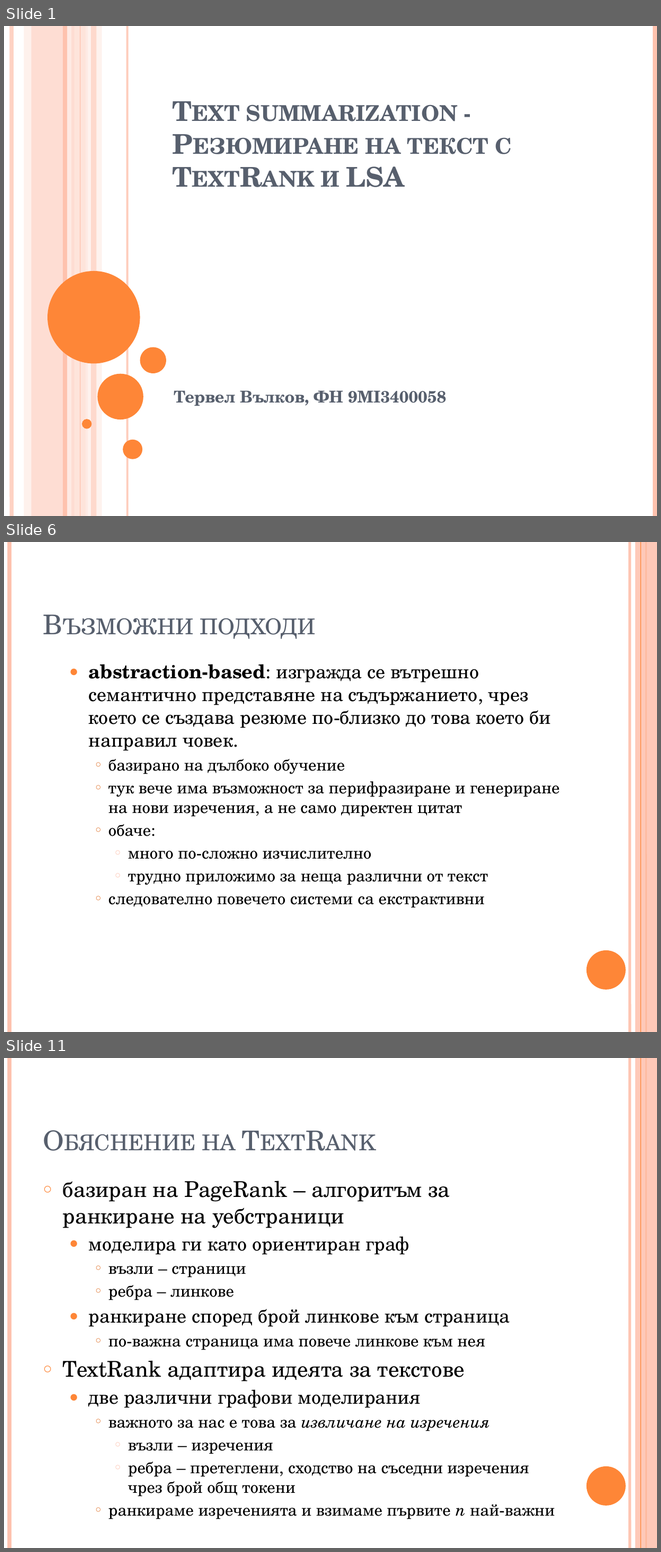
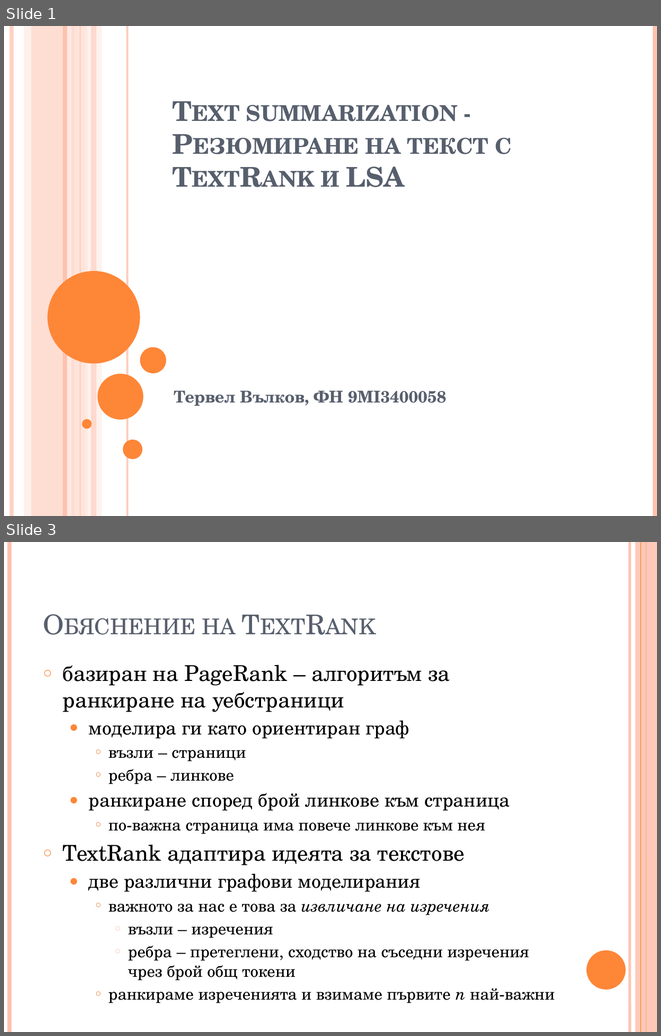
Before and after one commit to trvulkov/NLP-IE-project, a slide deck: presentation.pptx. Shown one above the other, each under a label of ours: slides 1, 6 and 11 before the commit, slides 1 and 3 after it; the slides between them are not shown. The pictures are 661x1552 and 661x1036 pixels, drawn with LibreOffice and Linux fonts; fonts in the diff are those of the drawing. Boxes give left, top, right and bottom in pixels: in the first picture for what was removed or moved away, otherwise in the second. Text is boxed around its words. In the diff, an @@ line names an element or a change of style, - is before the commit and + after.

```diff
--- a/presentation.pptx
+++ b/presentation.pptx
@@ slide 6 removed at (4,542,657,1032), background #FFFFFF; not listed: 6 template elements that a slide beside it also shows @@
@@ title removed at (200,618,316,639) @@
-Възможни подходи
@@ text removed at (89,664,559,908) @@
-  ● abstraction-based: изгражда се вътрешно семантично представяне на съдържанието, чрез което се създава резюме по-близко до това което би направил човек.
-    ○ базирано на дълбоко обучение
-    ○ тук вече има възможност за перифразиране и генериране на нови изречения, а не само директен цитат
-    ○ обаче:
-      ○ много по-сложно изчислително
-      ○ трудно приложимо за неща различни от текст
-    ○ следователно повечето системи са екстрактивни
@@ what was slide 11 is now slide 3 @@
```
Also in this commit, not shown: 8 slides changed, 15 other slides removed, 1 other file.
